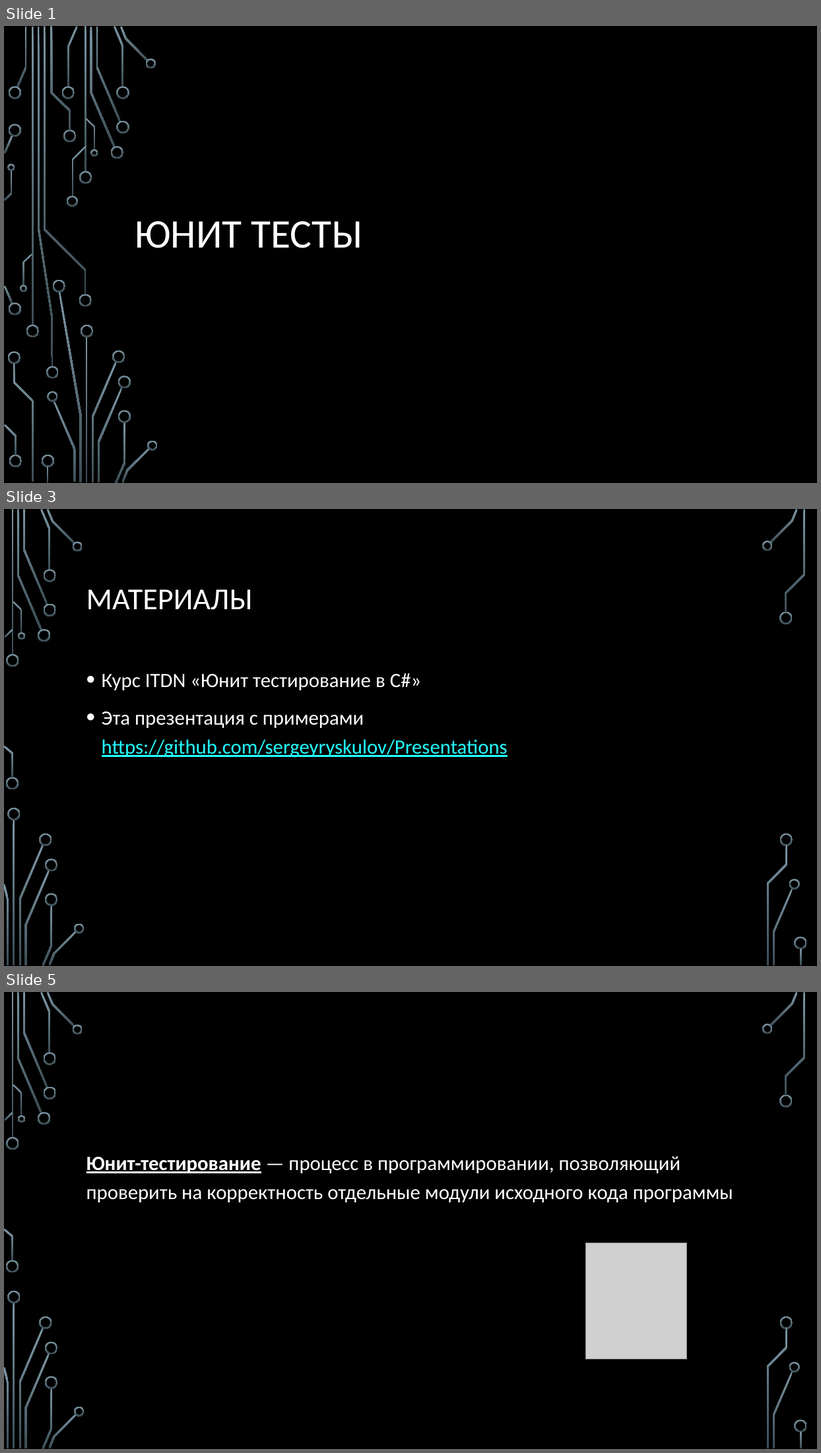
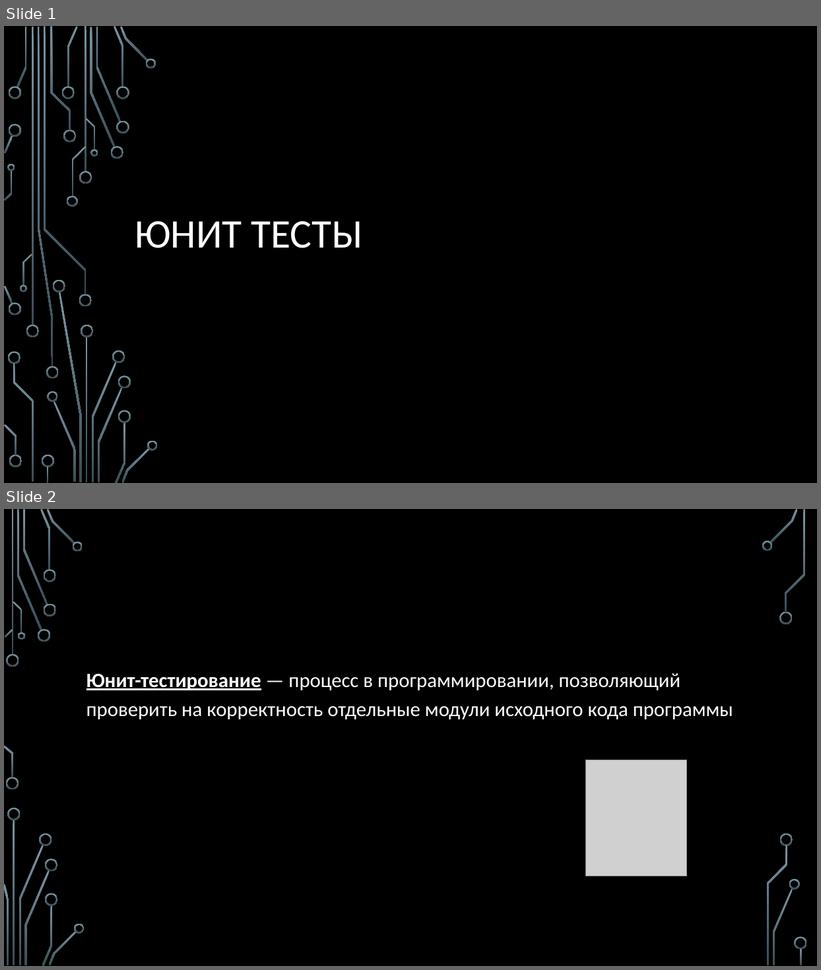
Before and after one commit to sergeyryskulov/Presentations, a slide deck: 04. Юнит тесты/Юнит тесты.pptx. Shown one above the other, each under a label of ours: slides 1, 3 and 5 before the commit, slides 1 and 2 after it; the slides between them are not shown. The pictures are 821x1453 and 821x970 pixels, drawn with LibreOffice and Linux fonts; fonts in the diff are those of the drawing; grey boxes stand for pictures; background and template pictures are left out. Boxes give left, top, right and bottom in pixels: in the first picture for what was removed or moved away, otherwise in the second. Text is boxed around its words. In the diff, an @@ line names an element or a change of style, - is before the commit and + after.

Commit message:
юнит тесты

```diff
--- a/04. Юнит тесты/Юнит тесты.pptx
+++ b/04. Юнит тесты/Юнит тесты.pptx
@@ slide 3 removed at <box>4,509,817,966</box>, background picture (left out); not listed: 36 template elements that a slide beside it also shows @@
@@ title removed at <box>86,590,253,610</box> @@
-МАТЕРИАЛЫ
@@ text removed at <box>102,673,508,758</box> @@
-• Курс ITDN «Юнит тестирование в C#»
-• Эта презентация с примерами https://github.com/sergeyryskulov/Presentations
@@ what was slide 5 is now slide 2 @@
```
Also in this commit, not shown: 3 slides changed, 2 other slides removed, 21 other files.
